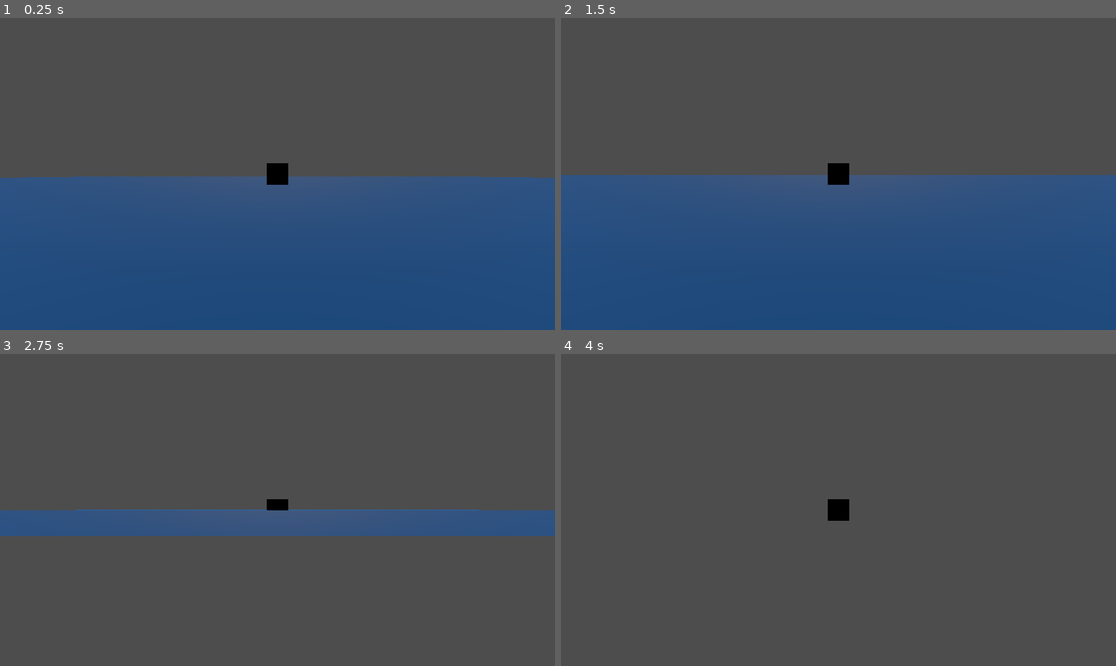
Above: before the commit, frames 1-4 (two rows, left to right).
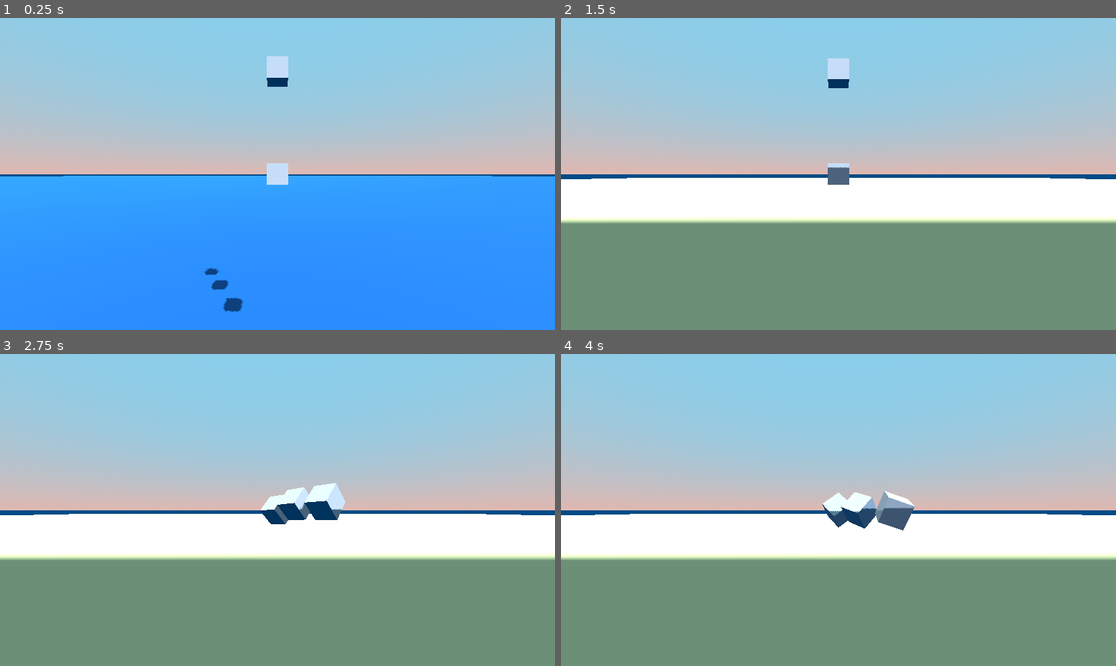
Above: after the commit, the same moments.

Repository: ShidWit/BattleShipBuilder
Game: Godot game, scene res://Scenes/MainScene.tscn
Same seed, same stepped clock (60 frames per second), same inputs: the game is played once before the commit and once after it.
Inputs (mouse positions are in pixels of both pictures, inside the frame that each line leads up to):
- Up to frame 1 (0.25 s): no input
- Up to frame 2 (1.5 s): move the mouse to (960, 158) at 0.52 s; click (960, 158) at 0.67 s; move the mouse to (727, 189) at 1.27 s; click (727, 189) at 1.42 s
- Up to frame 3 (2.75 s): move the mouse to (333, 441) at 2.02 s; click (333, 441) at 2.17 s
- Up to frame 4 (4 s): move the mouse to (810, 572) at 2.77 s; click (810, 572) at 2.92 s; move the mouse to (1005, 556) at 3.52 s; click (1005, 556) at 3.67 s

The runs differ from the first frame. In frame 1, 100% of the frame differs, in the area x 0-100%, y 0-100%; in frame 2, 100%; in frame 3, 100%; in frame 4, 100%.

Commit message:
General Improvements to the cube demo

Diff:
--- a/Scenes/MainScene.tscn
+++ b/Scenes/MainScene.tscn
@@ -1,25 +1,59 @@
-[gd_scene load_steps=5 format=3 uid="uid://dxuxceuyvu2s6"]
+[gd_scene load_steps=10 format=3 uid="uid://dxuxceuyvu2s6"]
 
 [ext_resource type="PackedScene" uid="uid://covgcn0xu46sa" path="res://Scenes/Water.tscn" id="1"]
 [ext_resource type="PackedScene" uid="uid://rk6pkg4qk37b" path="res://Scenes/Block.tscn" id="2"]
 [ext_resource type="Script" path="res://Scripts/Camera.gd" id="3"]
 
-[sub_resource type="Environment" id="Environment_08w1q"]
+[sub_resource type="ProceduralSkyMaterial" id="ProceduralSkyMaterial_1jarp"]
+sky_top_color = Color(0.529412, 0.807843, 0.921569, 1)
+sky_horizon_color = Color(0.878431, 0.721569, 0.694118, 1)
+ground_bottom_color = Color(0.00784314, 0.294118, 0.52549, 1)
+ground_horizon_color = Color(0.00784314, 0.294118, 0.52549, 1)
+
+[sub_resource type="Sky" id="Sky_1dqkq"]
+sky_material = SubResource("ProceduralSkyMaterial_1jarp")
+
+[sub_resource type="Environment" id="Environment_u0r7l"]
 background_mode = 2
+sky = SubResource("Sky_1dqkq")
+
+[sub_resource type="StandardMaterial3D" id="StandardMaterial3D_qgaqo"]
+albedo_color = Color(0.760784, 0.698039, 0.501961, 1)
+
+[sub_resource type="PlaneMesh" id="PlaneMesh_8b2rn"]
+
+[sub_resource type="BoxShape3D" id="BoxShape3D_dahio"]
 
 [node name="MainScene" type="Node3D"]
 
 [node name="Water" parent="." instance=ExtResource("1")]
 
-[node name="Block" parent="." instance=ExtResource("2")]
-transform = Transform3D(1, 0, 0, 0, 1, 0, 0, 0, 1, 0, 13.9058, 0)
-
 [node name="Camera3D" type="Camera3D" parent="."]
 transform = Transform3D(1, 0, 0, 0, 1, 0, 0, 0, 1, 0.008, 15.041, 6.706)
 script = ExtResource("3")
 
+[node name="WorldEnvironment" type="WorldEnvironment" parent="."]
+environment = SubResource("Environment_u0r7l")
+
+[node name="MeshInstance3D - SandBottom" type="MeshInstance3D" parent="."]
+transform = Transform3D(1000, 0, 0, 0, 1, 0, 0, 0, 1000, 0, -20, 0)
+material_override = SubResource("StandardMaterial3D_qgaqo")
+mesh = SubResource("PlaneMesh_8b2rn")
+
+[node name="Area3D" type="Area3D" parent="MeshInstance3D - SandBottom"]
+
+[node name="CollisionShape3D" type="CollisionShape3D" parent="MeshInstance3D - SandBottom/Area3D"]
+shape = SubResource("BoxShape3D_dahio")
+
 [node name="DirectionalLight3D" type="DirectionalLight3D" parent="."]
-transform = Transform3D(1, 0, 0, 0, -0.657586, 0.75338, 0, -0.75338, -0.657586, 0, 52.3339, 0)
+transform = Transform3D(0.84103, -0.454594, 0.29328, 0, 0.542119, 0.840302, -0.540989, -0.706719, 0.455938, 0, 19.0891, 0)
+shadow_enabled = true
 
-[node name="WorldEnvironment" type="WorldEnvironment" parent="."]
-environment = SubResource("Environment_08w1q")
+[node name="Block" parent="." instance=ExtResource("2")]
+transform = Transform3D(1, 0, 0, 0, 1, 0, 0, 0, 1, 0, 10, 0)
+
+[node name="Block2" parent="." instance=ExtResource("2")]
+transform = Transform3D(1, 0, 0, 0, 1, 0, 0, 0, 1, 0, 15, 0)
+
+[node name="Block3" parent="." instance=ExtResource("2")]
+transform = Transform3D(1, 0, 0, 0, 1, 0, 0, 0, 1, 0.2, 20, 0.2)
--- a/Scripts/Camera.gd
+++ b/Scripts/Camera.gd
@@ -9,9 +9,9 @@
 # Speed of orbiting around the target
 var orbit_speed = 0.005
 # Minimum pitch angle to prevent flipping
-var min_pitch = 0.05
+var min_pitch = -1.2
 # Maximum pitch angle to prevent flipping
-var max_pitch = 1.0
+var max_pitch = 1.2
 # Flag indicating whether the camera is currently orbiting
 var orbiting = false
 # Last mouse position for calculating mouse delta
--- a/Scripts/WaterArea.gd
+++ b/Scripts/WaterArea.gd
@@ -1,7 +1,7 @@
 extends Area3D
 
 # Strength of the buoyancy force (adjust as needed)
-var buoyancy_strength = 10.0
+var buoyancy_strength = 5.0
 # Dampening factor to counteract bouncing
 var dampening_factor = 0.3
 
